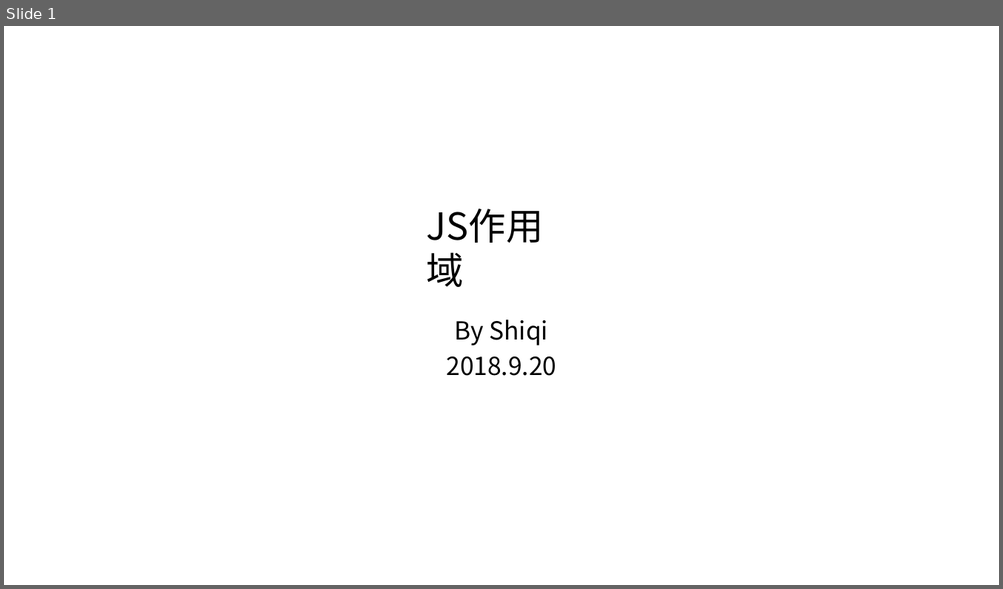
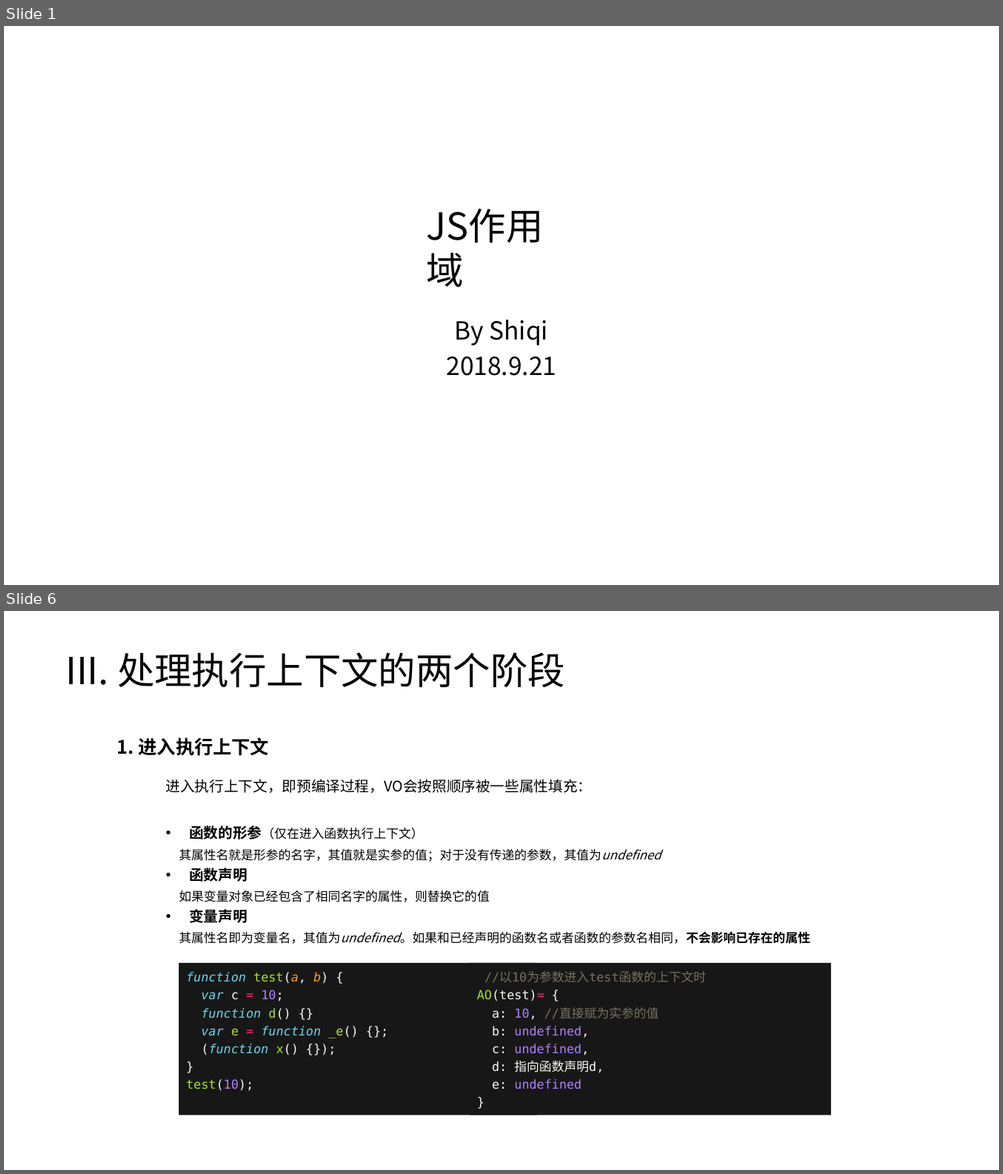
Before and after one commit to timeless15/timeless15.github.io, a slide deck: scope.pptx. Shown one above the other, each under a label of ours: slide 1 before the commit, slides 1 and 6 after it; the slides between them are not shown. The pictures are 1003x589 and 1003x1174 pixels, drawn with LibreOffice and Linux fonts; fonts in the diff are those of the drawing. Boxes give left, top, right and bottom in pixels: in the first picture for what was removed or moved away, otherwise in the second. Text is boxed around its words. In the diff, an @@ line names an element or a change of style, - is before the commit and + after.

```diff
--- a/scope.pptx
+++ b/scope.pptx
@@ slide 6 added at [4, 611, 999, 1170], background #FFFFFF @@
@@ text added at [65, 652, 565, 688], 36 pt, text #000000 @@
+III. 处理执行上下文的两个阶段
@@ text added at [117, 738, 269, 756], 18 pt, text #000000, bold @@
+1. 进入执行上下文
@@ text added at [166, 779, 592, 793], 14 pt, text #000000 @@
+进入执行上下文，即预编译过程，VO会按照顺序被一些属性填充：
@@ text added at [179, 826, 810, 944], 12 pt, text #000000 @@
+• 函数的形参（仅在进入函数执行上下文）
+其属性名就是形参的名字，其值就是实参的值；对于没有传递的参数，其值为undefined
+• 函数声明
+如果变量对象已经包含了相同名字的属性，则替换它的值
+• 变量声明
+其属性名即为变量名，其值为undefined。如果和已经声明的函数名或者函数的参数名相同，不会影响已存在的属性
@@ rectangle added at [179, 963, 537, 1116], fill #181717, 12 pt, text #66D9EF @@
+function test(a, b) {
+var c = 10;
+function d() {}
+var e = function _e() {};
+(function x() {});
+}
+test(10);
@@ rectangle added at [469, 963, 831, 1116], fill #181717, 12 pt, text #75715E @@
+//以10为参数进入test函数的上下文时
+AO(test)= {
+a: 10, //直接赋为实参的值
+b: undefined,
+c: undefined,
+d: 指向函数声明d,
+e: undefined
+}
@@ slide 1 changed as well @@
@@ text at [446, 357, 556, 376]: text changed @@
-2018.9.20
+2018.9.21
```
Also in this commit, not shown: 4 other slides changed, 9 other slides added, 1 slide removed, 8 other files.
